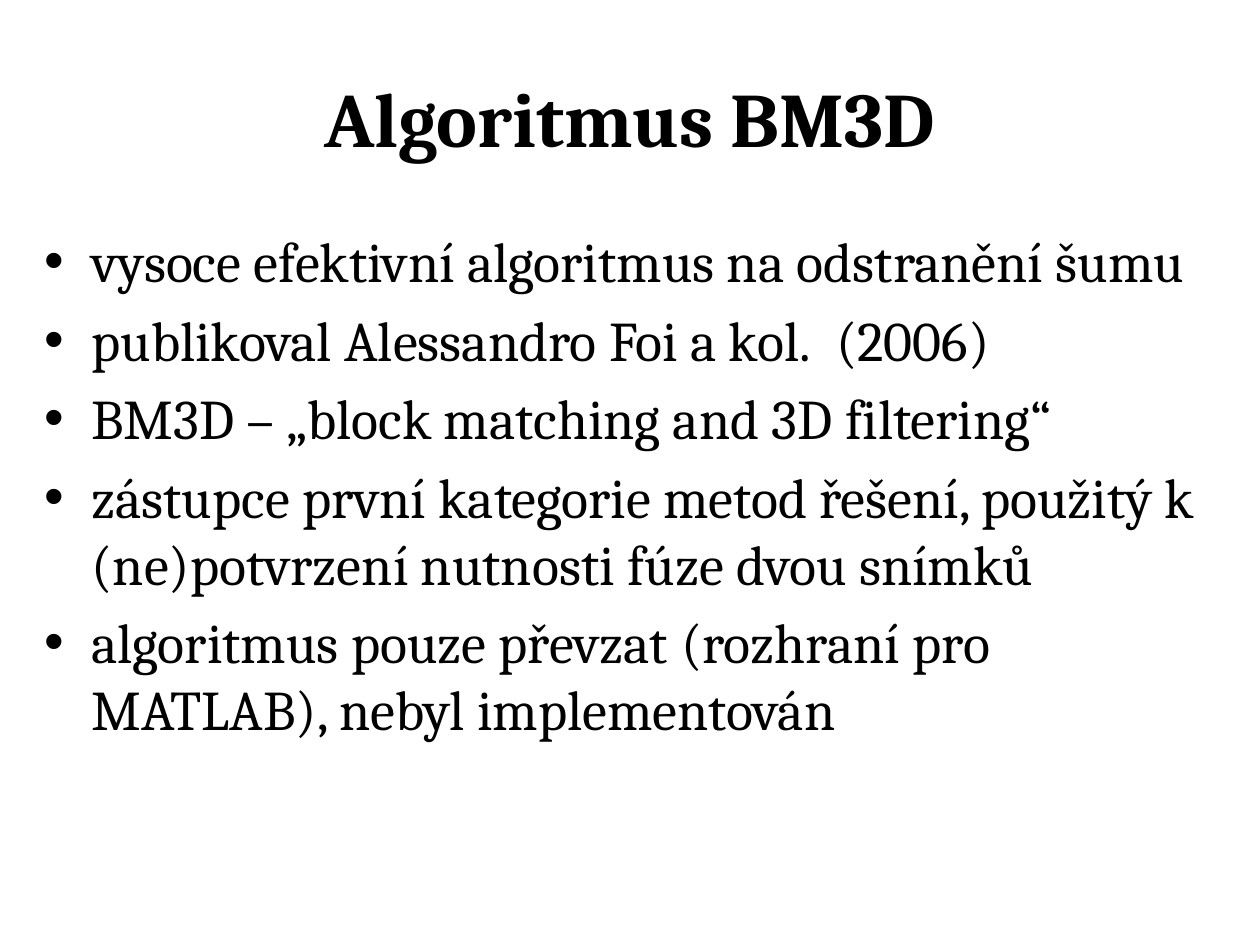
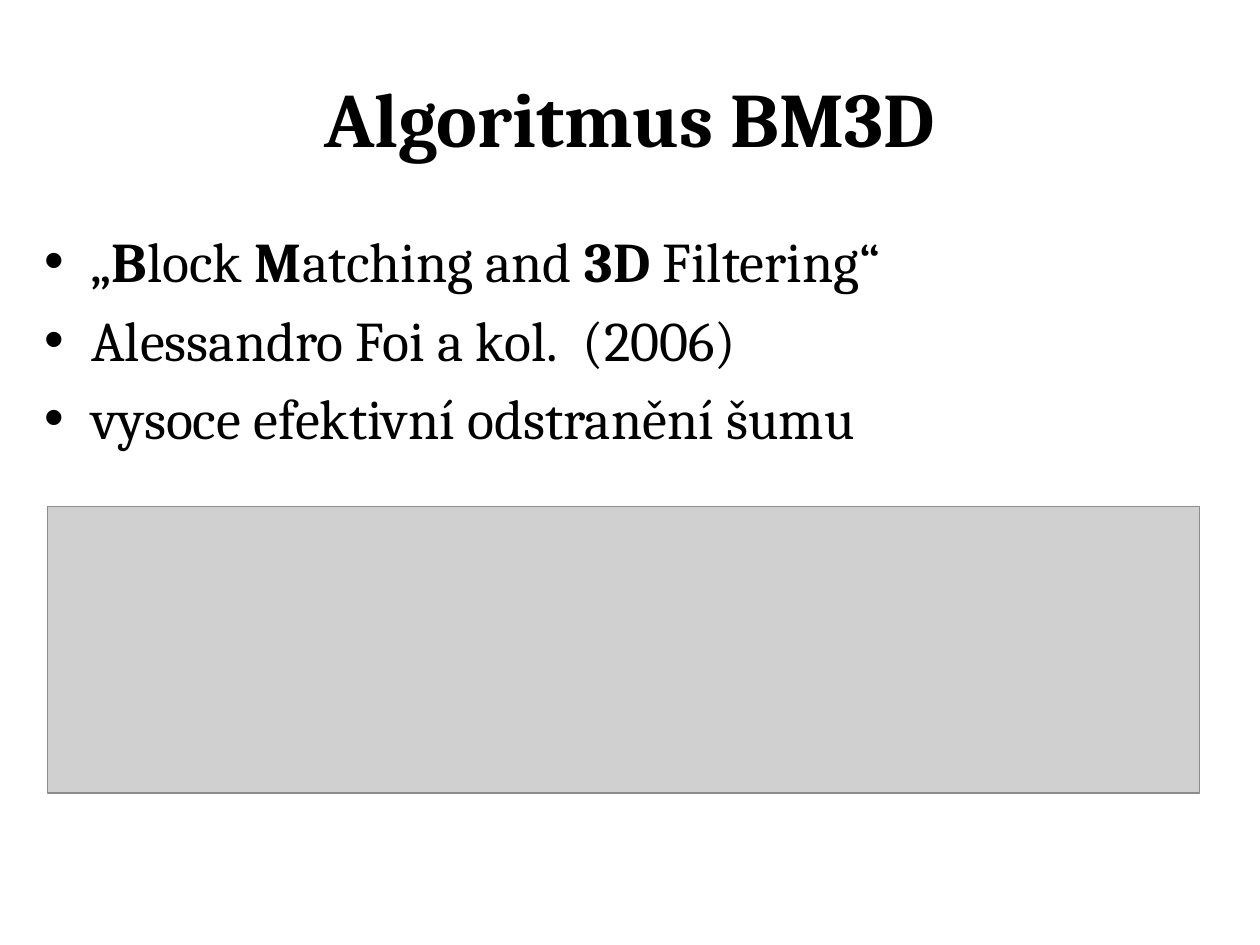
Before and after one commit to jozefsabo/Thesis, a slide deck: slide 7 of Docs/Jozef Sabo - Prezentace obhajoba.pptx. Drawn at 1260x945 pixels with LibreOffice and Linux fonts; fonts in the diff are those of the drawing; grey boxes stand for pictures. Boxes give left, top, right and bottom in pixels: in the first picture for what was removed or moved away, otherwise in the second. Text is boxed around its words. In the diff, an @@ line names an element or a change of style, - is before the commit and + after.

```diff
--- a/Docs/Jozef Sabo - Prezentace obhajoba.pptx
+++ b/Docs/Jozef Sabo - Prezentace obhajoba.pptx
@@ text at <box>91,243,880,452</box>: text changed @@
-• vysoce efektivní algoritmus na odstranění šumu
-• publikoval Alessandro Foi a kol. (2006)
-• BM3D – „block matching and 3D filtering“
-• zástupce první kategorie metod řešení, použitý k (ne)potvrzení nutnosti fúze dvou snímků
-• algoritmus pouze převzat (rozhraní pro MATLAB), nebyl implementován
+• „Block Matching and 3D Filtering“
+• Alessandro Foi a kol. (2006)
+• vysoce efektivní odstranění šumu
@@ picture added at <box>48,507,1201,793</box> @@
```
Also in this commit, not shown: 12 other slides changed, 8 slides added, 3 slides removed, 1 other file.
